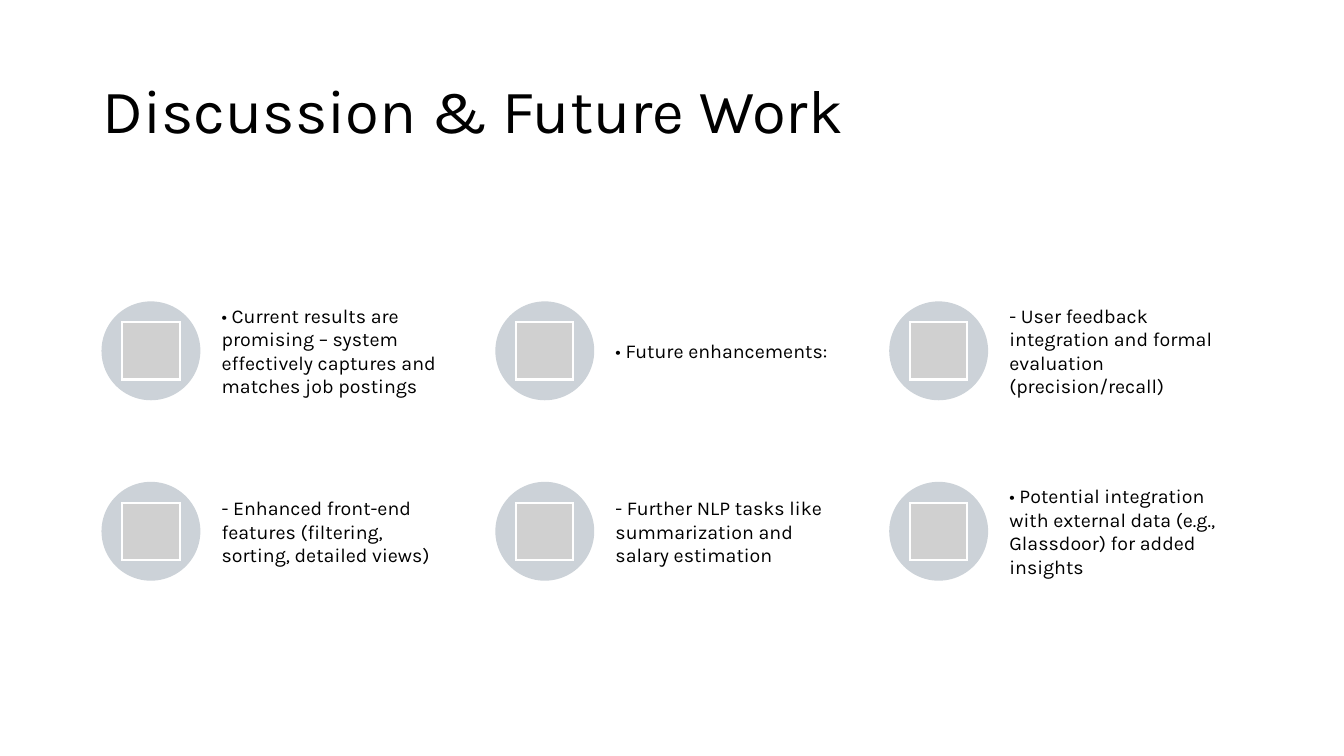
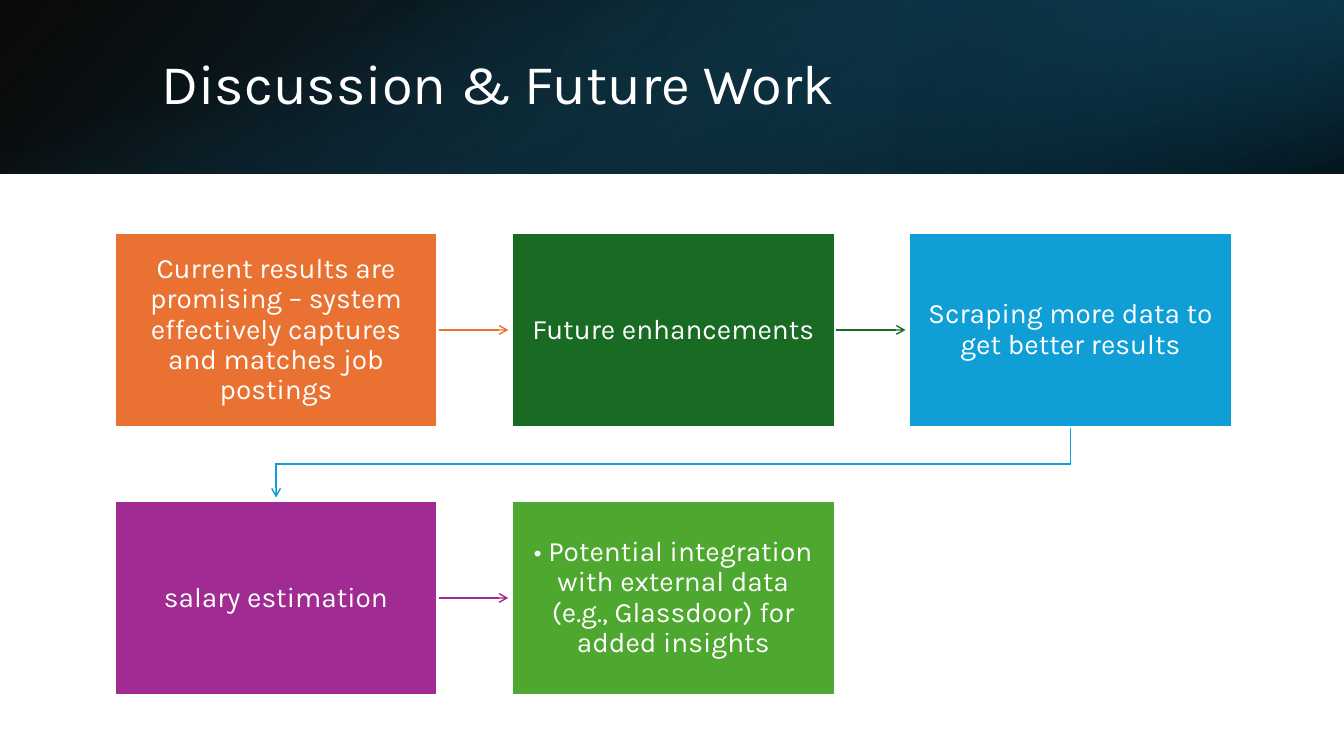
Before and after one commit to ShouravRakshit/JobHunter, a slide deck: slide 10 of JobHunter/JobHunter_Presentation.pptx (slide 9 before the commit). Drawn at 1344x756 pixels with LibreOffice and Linux fonts; fonts in the diff are those of the drawing; grey boxes stand for pictures. Boxes give left, top, right and bottom in pixels: in the first picture for what was removed or moved away, otherwise in the second. Text is boxed around its words. In the diff, an @@ line names an element or a change of style, - is before the commit and + after.

```diff
--- a/JobHunter/JobHunter_Presentation.pptx
+++ b/JobHunter/JobHunter_Presentation.pptx
@@ rectangle added at box(0, 0, 1344, 173), fill gradient #000000 to #104862 @@
@@ rectangle added at box(0, 1, 1343, 174), fill gradient #156082 to #000000 @@
@@ rectangle added at box(896, 0, 1344, 173), fill gradient #0B3041 to #156082 @@
@@ title "Discussion & Future Work": place and size @@
-title "Discussion & Future Work" at box(102, 90, 843, 134)
+title "Discussion & Future Work" at box(161, 65, 834, 105)
@@ title "Discussion & Future Work" at box(161, 65, 834, 105): size 44 to 40 pt, text colour #000000 to #FFFFFF @@
@@ text at box(150, 259, 402, 406): text changed; size 14 to 20 pt; text colour #000000 to #FFFFFF @@
-• Current results are promising – system effectively captures and matches job postings
+Current results are promising – system effectively captures and matches job postings
@@ text at box(532, 320, 814, 340): text changed; size 14 to 20 pt; text colour #000000 to #FFFFFF @@
-• Future enhancements:
+Future enhancements
@@ text "• Potential integration with external ...": place and size @@
-text "• Potential integration with external ..." at box(1009, 489, 1215, 579)
+text "• Potential integration with external ..." at box(548, 541, 813, 659)
@@ text "• Potential integration with external ..." at box(548, 541, 813, 659): size 14 to 20 pt, text colour #000000 to #FFFFFF; alignment left to centre; line spacing 1 to 0.9; more space between paragraphs @@
@@ group added at box(115, 233, 1232, 695): 5 rectangles, 4 freeform shapes, 2 texts @@
+Scraping more data to get better results
+salary estimation
@@ group removed at box(102, 301, 1212, 581): 6 ellipses, 6 pictures, 3 texts @@
-- User feedback integration and formal evaluation (precision/recall)
-- Enhanced front-end features (filtering, sorting, detailed views)
-- Further NLP tasks like summarization and salary estimation
```
Also in this commit, not shown: 8 other slides changed, 2 slides added, 1 slide removed.
